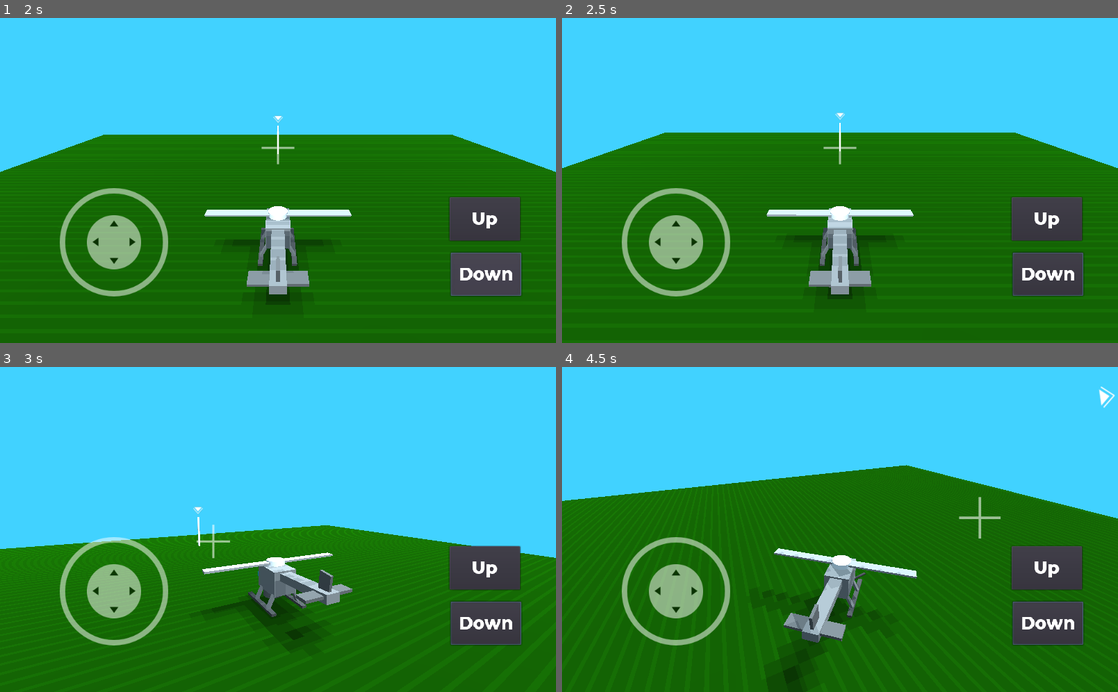
Above: before the commit, frames 1-4 (two rows, left to right).
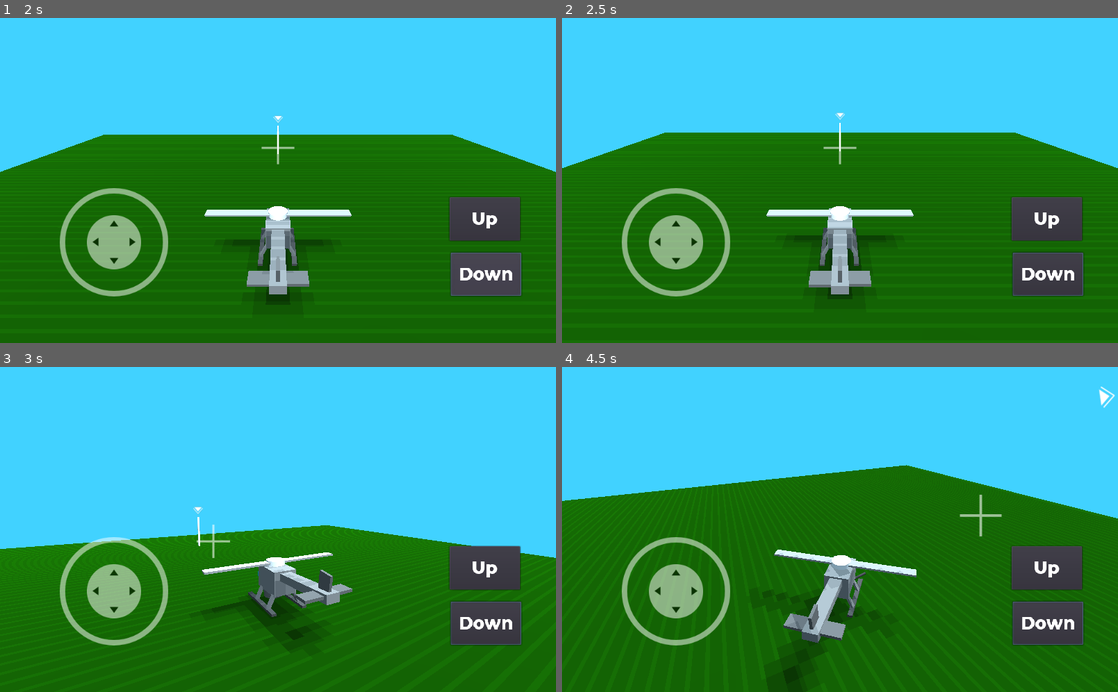
Above: after the commit, the same moments.

Repository: renosyah/mini-thunder
Game: Godot game, scene res://gameplay/test/battle.tscn
Same seed, same stepped clock (60 frames per second), same inputs: the game is played once before the commit and once after it.
Inputs (mouse positions are in pixels of both pictures, inside the frame that each line leads up to):
- Up to frame 1 (2 s): click "Up" at 0.5 s; click "Down" at 1.25 s
- Up to frame 2 (2.5 s): tap Enter at 2 s; move the mouse to (962, 164) at 2.02 s; hold Right (ui_right) from 2.03 s (still down); click (962, 164) at 2.17 s
- Up to frame 3 (3 s): release Right (ui_right) at 2.75 s; tap Space at 2.75 s; drag from (166, 545) to (250, 594) at 2.77 s
- Up to frame 4 (4.5 s): move the mouse to (895, 458) at 3.52 s; hold Right (ui_right) 3.53-4.25 s; drag from (812, 594) to (673, 480) at 4.27 s

Frame 1 is identical in both runs. In frame 2, less than 0.1% of the frame differs, in the area x 36-63%, y 58-83%; in frame 3, 0.1%; in frame 4, 0.5%, in the area x 38-80%, y 39-86%.

Commit message:
use equal approx

Diff:
--- a/entity/unit/vtol-unit/BaseVTolUnit.gd
+++ b/entity/unit/vtol-unit/BaseVTolUnit.gd
@@ -29,8 +29,8 @@
 	#._motion(delta)
 	_direction_input()
 
-	rotation.x = lerp(rotation.x, 0, rotation_speed * delta)
-	rotation.z = lerp(rotation.z, 0, rotation_speed * delta)
+	rotation.x = lerp(rotation.x, 0.0, rotation_speed * delta)
+	rotation.z = lerp(rotation.z, 0.0, rotation_speed * delta)
 
 	if is_on_floor() and climb_direction <= 0.0:
 		_snap = -get_floor_normal() - get_floor_velocity() * delta
@@ -52,12 +52,12 @@
 
 
 func roll_pitch(delta):
-	if move_direction != Vector2.ZERO:
+	if is_equal_approx(_velocity.length(), 0.0):
+		_pitch_input = lerp(_pitch_input, _wobling.y, 1 * delta)
+		_roll_input = lerp(_roll_input, -_wobling.x , 1 * delta)
+	else:
 		_pitch_input = lerp(_pitch_input, move_direction.y, input_response * delta)
 		_roll_input = lerp(_roll_input, -move_direction.x , input_response * delta)
-	else:
-		_pitch_input = lerp(_pitch_input, _wobling.y, 1 * delta)
-		_roll_input = lerp(_roll_input, -_wobling.x , 1 * delta)
 
 	transform.basis = transform.basis.rotated(transform.basis.z, _roll_input * rotation_speed * delta)
 	rotation_degrees.z = clamp(rotation_degrees.z, -35, 35)
